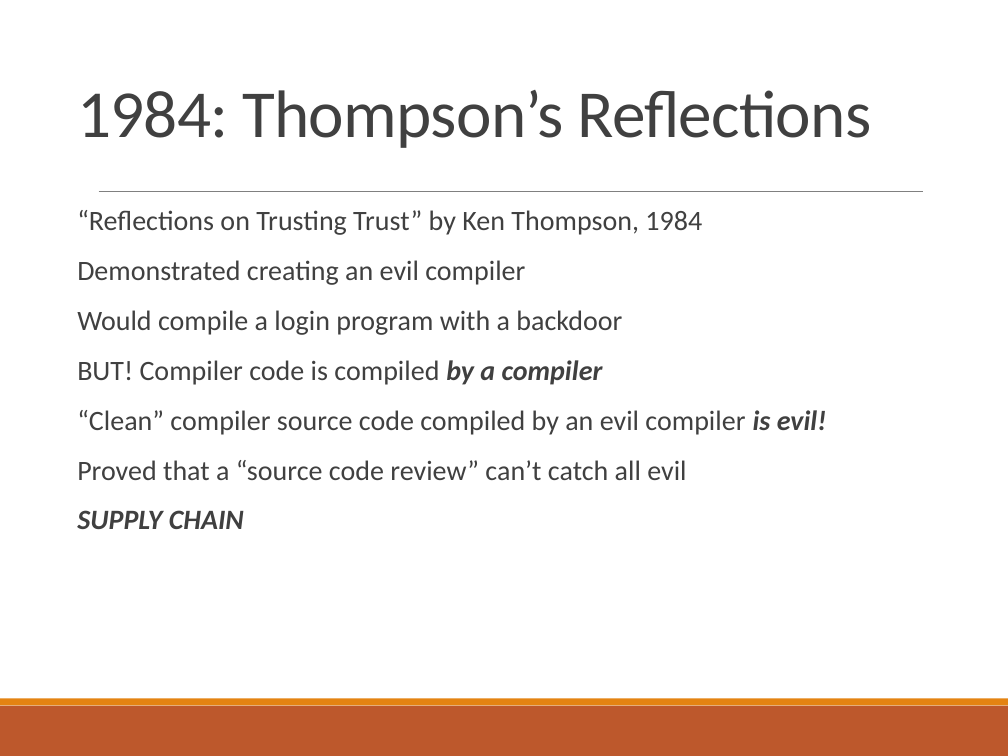
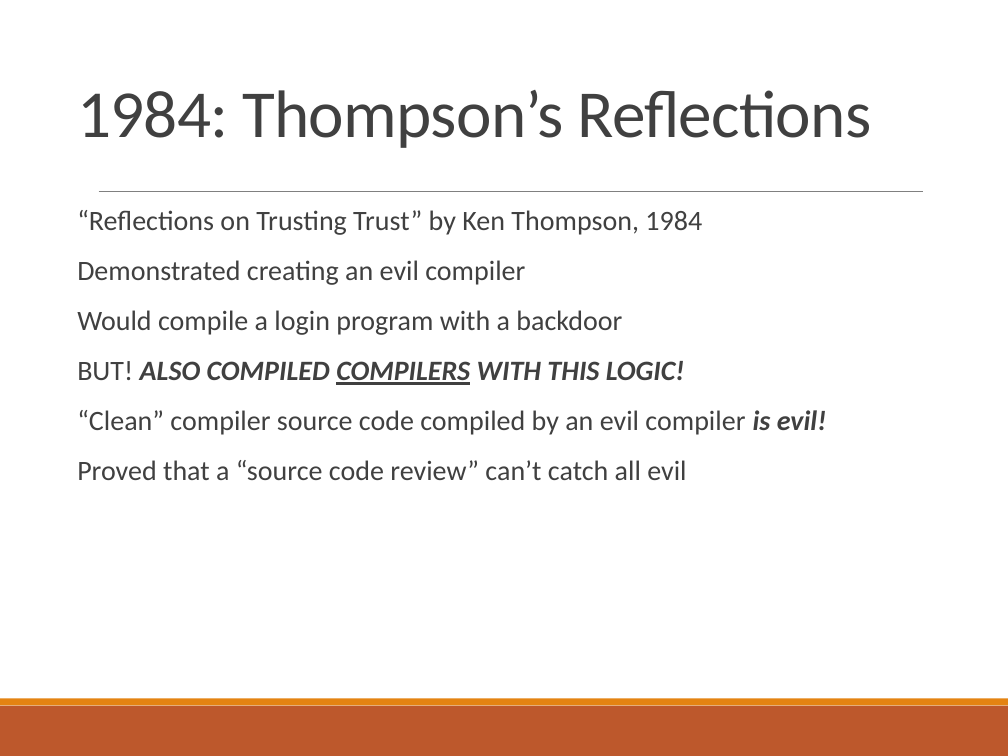
Before and after one commit to CrimsonVista/UTAustin-Courses, a slide deck: slide 48 of 2020fa_cs361s/lectures/20201026_malicious_software.pptx (slide 31 before the commit). Drawn at 1008x756 pixels with LibreOffice and Linux fonts; fonts in the diff are those of the drawing. Boxes give left, top, right and bottom in pixels: in the first picture for what was removed or moved away, otherwise in the second. Text is boxed around its words. In the diff, an @@ line names an element or a change of style, - is before the commit and + after.

```diff
--- a/2020fa_cs361s/lectures/20201026_malicious_software.pptx
+++ b/2020fa_cs361s/lectures/20201026_malicious_software.pptx
@@ text at <box>77,361,685,385</box>: text changed; bold on; italic on @@
-  BUT! Compiler code is compiled by a compiler
+  BUT! ALSO COMPILED COMPILERS WITH THIS LOGIC!
@@ text at <box>77,510,244,529</box>: paragraph removed @@
-  SUPPLY CHAIN
```
Also in this commit, not shown: 3 other slides changed, 18 slides added, 1 slide removed, 1 other file.
